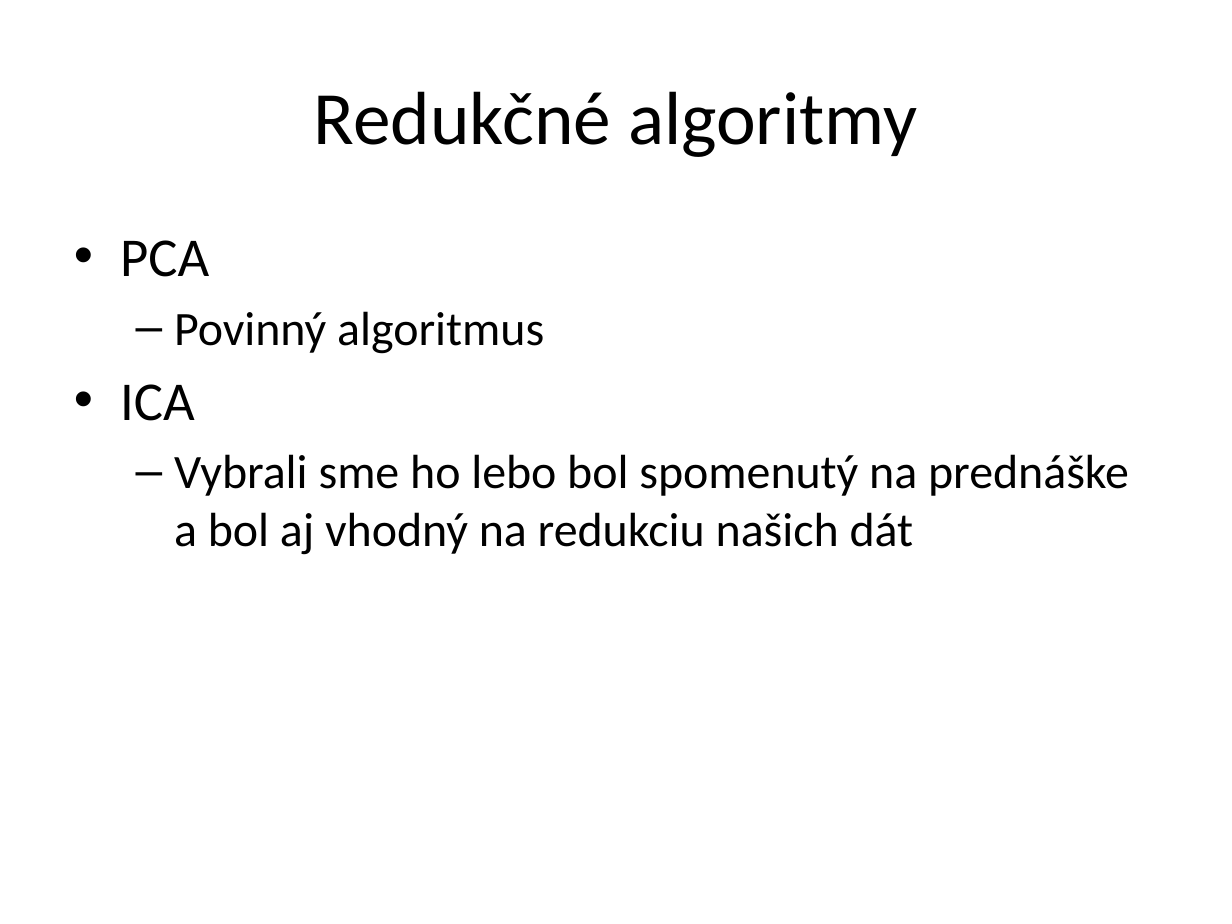
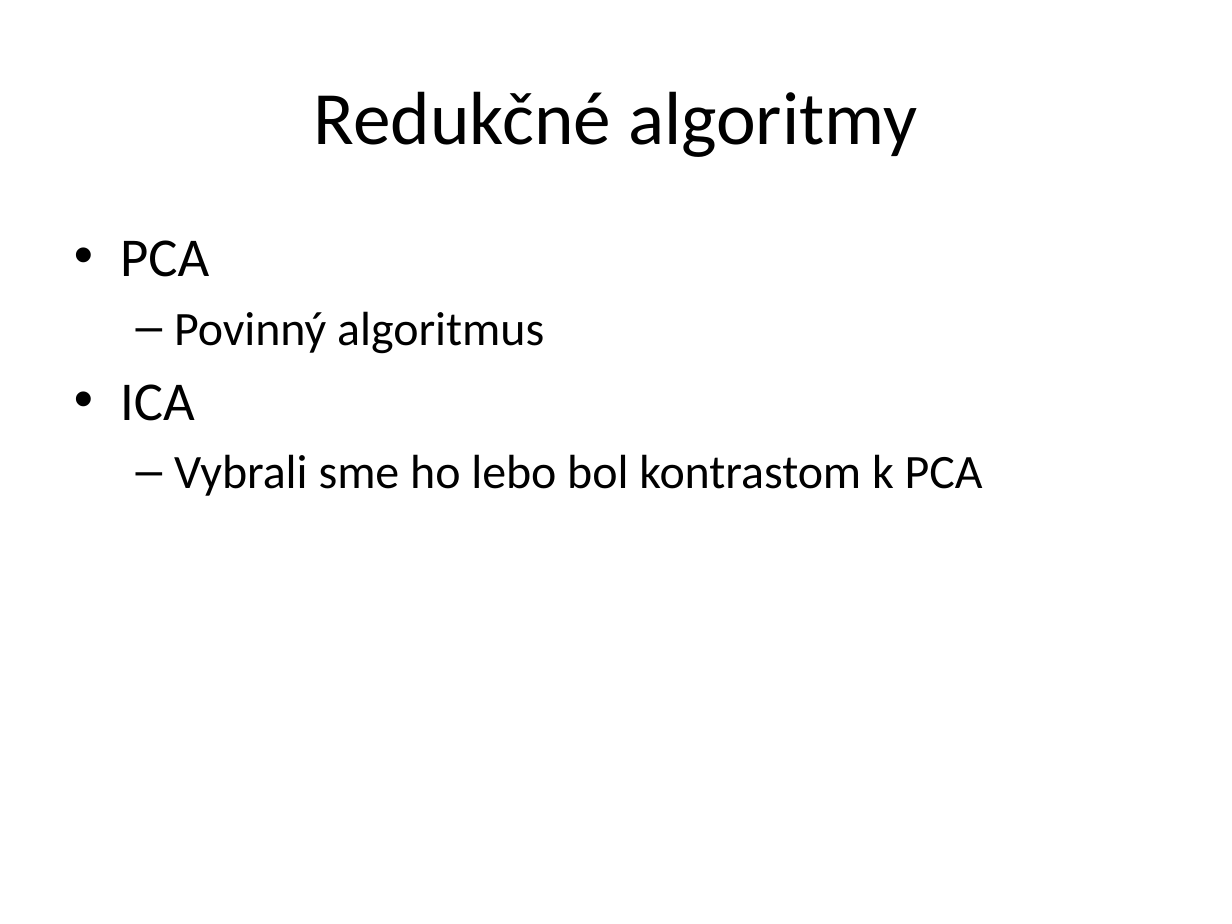
Before and after one commit to misop/ro, a slide deck: slide 4 of prezentacia.pptx. Drawn at 1232x924 pixels with LibreOffice and Linux fonts; fonts in the diff are those of the drawing. Boxes give left, top, right and bottom in pixels: in the first picture for what was removed or moved away, otherwise in the second. Text is boxed around its words. In the diff, an @@ line names an element or a change of style, - is before the commit and + after.

```diff
--- a/prezentacia.pptx
+++ b/prezentacia.pptx
@@ text at [174, 454, 983, 496]: text changed @@
-  – Vybrali sme ho lebo bol spomenutý na prednáške a bol aj vhodný na redukciu našich dát
+  – Vybrali sme ho lebo bol kontrastom k PCA
```
Also in this commit, not shown: 7 other slides changed, 2 slides added, 7 other files.
